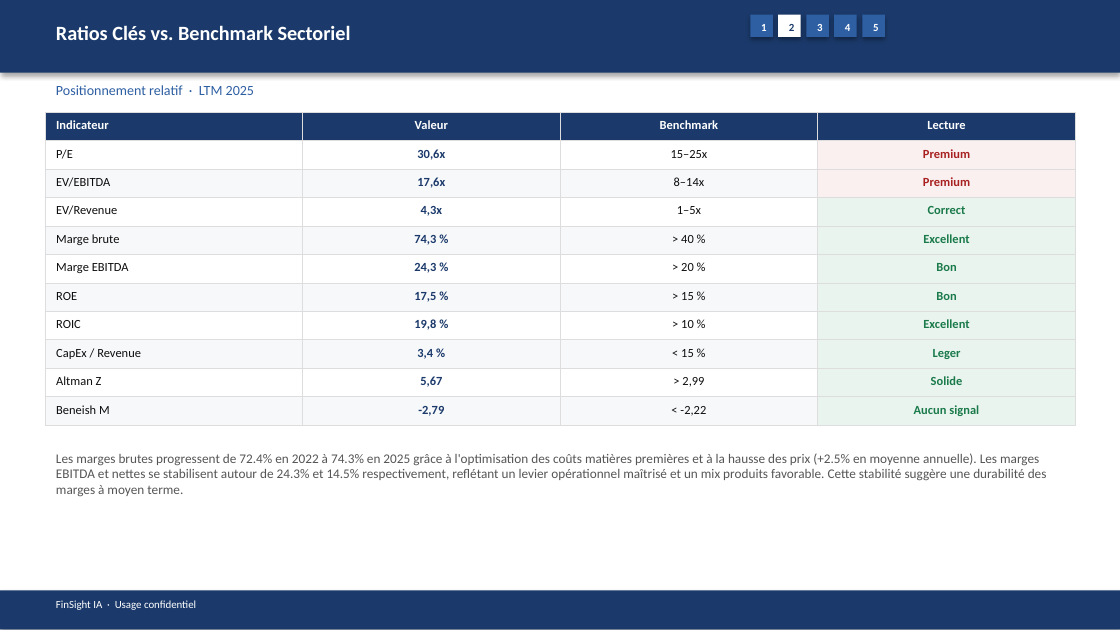
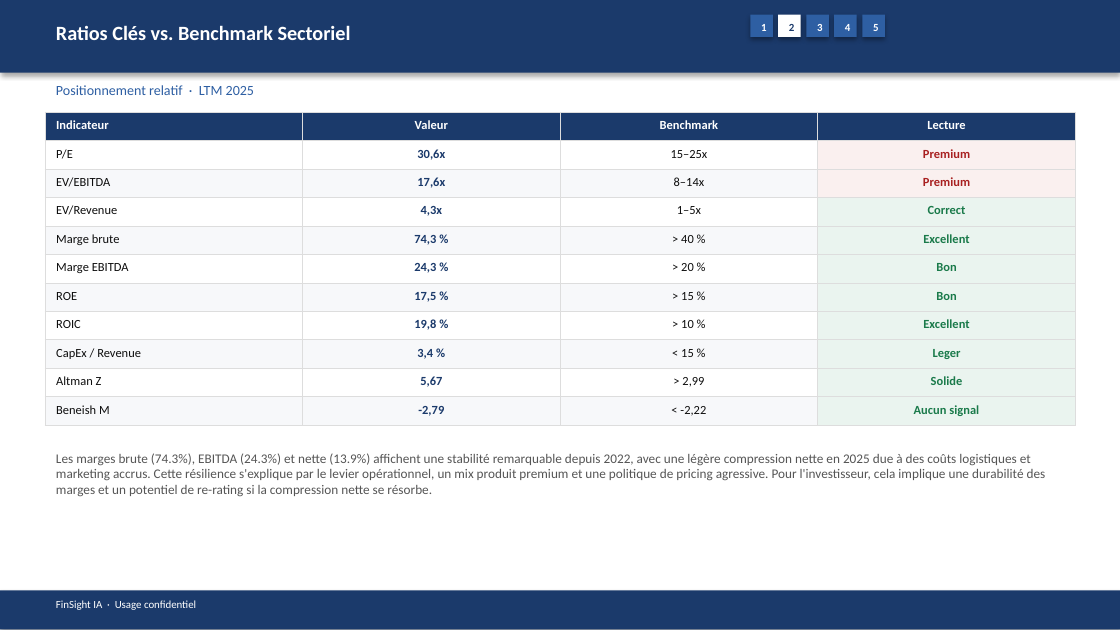
Before and after one commit to baptistejeh07-art/finsight-ia, a slide deck: slide 10 of preview/OR.PA/OR.PA_pitchbook.pptx. Drawn at 1120x630 pixels with LibreOffice and Linux fonts; fonts in the diff are those of the drawing. Boxes give left, top, right and bottom in pixels: in the first picture for what was removed or moved away, otherwise in the second. Text is boxed around its words. In the diff, an @@ line names an element or a change of style, - is before the commit and + after.

```diff
--- a/preview/OR.PA/OR.PA_pitchbook.pptx
+++ b/preview/OR.PA/OR.PA_pitchbook.pptx
@@ text at (x1=56, y1=453, x2=1046, y2=496): text changed @@
-Les marges brutes progressent de 72.4% en 2022 à 74.3% en 2025 grâce à l'optimisation des coûts matières premières et à la hausse des prix (+2.5% en moyenne annuelle). Les marges EBITDA et nettes se stabilisent autour de 24.3% et 14.5% respectivement, reflétant un levier opérationnel maîtrisé et un mix produits favorable. Cette stabilité suggère une durabilité des marges à moyen terme.
+Les marges brute (74.3%), EBITDA (24.3%) et nette (13.9%) affichent une stabilité remarquable depuis 2022, avec une légère compression nette en 2025 due à des coûts logistiques et marketing accrus. Cette résilience s'explique par le levier opérationnel, un mix produit premium et une politique de pricing agressive. Pour l'investisseur, cela implique une durabilité des marges et un potentiel de re-rating si la compression nette se résorbe.
```
Also in this commit, not shown: 13 other slides changed, 3 other files.
